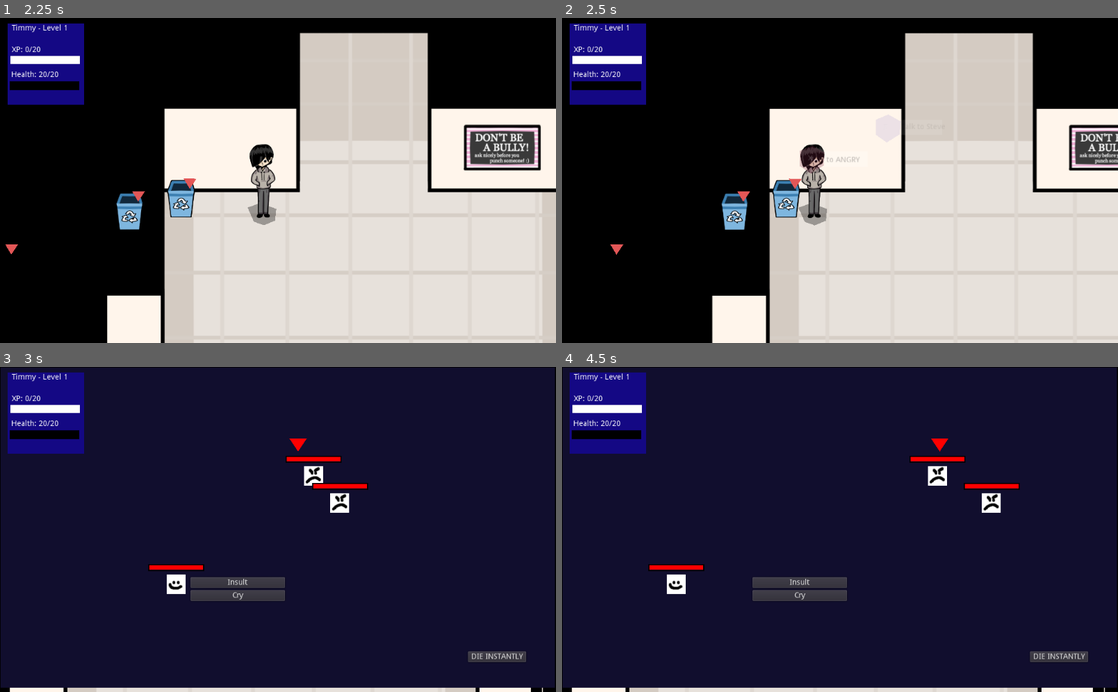
Above: before the commit, frames 1-4 (two rows, left to right).
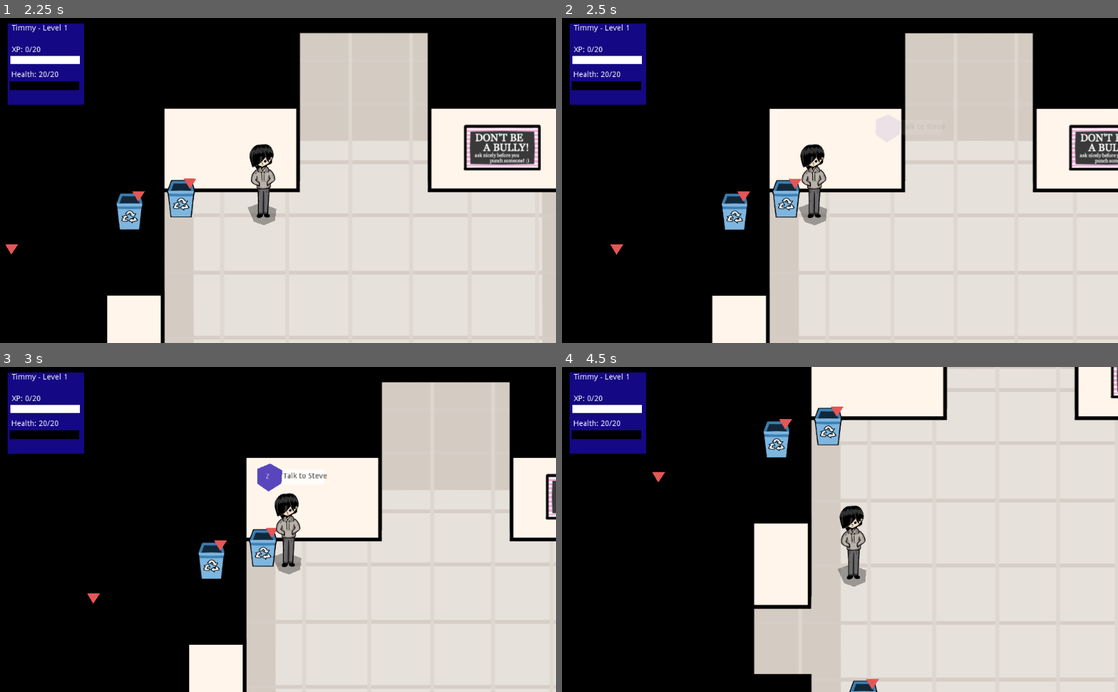
Above: after the commit, the same moments.

Repository: johnfn/ld49
Game: Godot game, scene res://Main.tscn
The game is run twice, just before and just after one commit, with the same random seed, the same clock (stepped at 60 frames per second) and the same inputs.
Inputs (mouse positions are in pixels of both pictures, inside the frame that each line leads up to):
- Up to frame 1 (2.25 s): move the mouse to (250, 245) at 0.52 s; hold Up (ui_up) 0.53-2.03 s; tap Z (action) at 0.6, 1.55, 2.1 s; tap X (angry) at 0.8, 1.35 s; move the mouse to (444, 229) at 1.27 s; move the mouse to (111, 131) at 2.02 s; hold Left (ui_left) from 2.03 s (still down)
- Up to frame 2 (2.5 s): keep holding Left (ui_left); tap X (angry) at 2.3 s
- Up to frame 3 (3 s): keep holding Left (ui_left); move the mouse to (305, 529) at 2.77 s; tap X (angry) at 2.85 s
- Up to frame 4 (4.5 s): tap Z (action) at 3.05, 3.6 s; move the mouse to (756, 448) at 3.52 s; release Left (ui_left) at 3.53 s; hold Down (ui_down) 3.53-4.25 s; tap X (angry) at 3.8 s; tap I (inventory) at 4.15 s; click "Done" at 4.25 s

Frame 1 is identical in both runs. In frame 2, 0.2% of the frame differs, in the area x 42-54%, y 39-48%; in frame 3, 95%; in frame 4, 96%, in the area x 0-100%, y 0-100%.

Commit message:
add can_ever_fight flag

Diff:
--- a/InteractionMarker.gd
+++ b/InteractionMarker.gd
@@ -82,7 +82,13 @@
   interact_label.text = Enemies.info()[interactor.enemy_type].interaction
 
 func can_get_angry() -> bool:
-  var is_inanimate = Enemies.info()[interactor.enemy_type].is_inanimate
+  var info = Enemies.info()[interactor.enemy_type]
+
+  var is_inanimate = info.is_inanimate
+  var can_ever_fight = "can_ever_fight" in info and info.can_ever_fight
+
+  if not can_ever_fight:
+    return false
 
   return (not is_inanimate) or (G.has_true_enlightenment())
 
--- a/enemy_info.gd
+++ b/enemy_info.gd
@@ -70,7 +70,8 @@
       "xp": 30,
       "is_inanimate": true,
       "tscn": load("res://BattleEnemy.tscn"),
-      "dialog": funcref(self, "chalkboard_inspect")
+      "dialog": funcref(self, "chalkboard_inspect"),
+      "can_ever_fight": false
     },
 
     G.ENEMIES.Clock: {
@@ -81,7 +82,8 @@
       "xp": 30,
       "is_inanimate": true,
       "tscn": load("res://BattleEnemy.tscn"),
-      "dialog": funcref(self, "clock_inspect")
+      "dialog": funcref(self, "clock_inspect"),
+      "can_ever_fight": false
     },
   }
 
